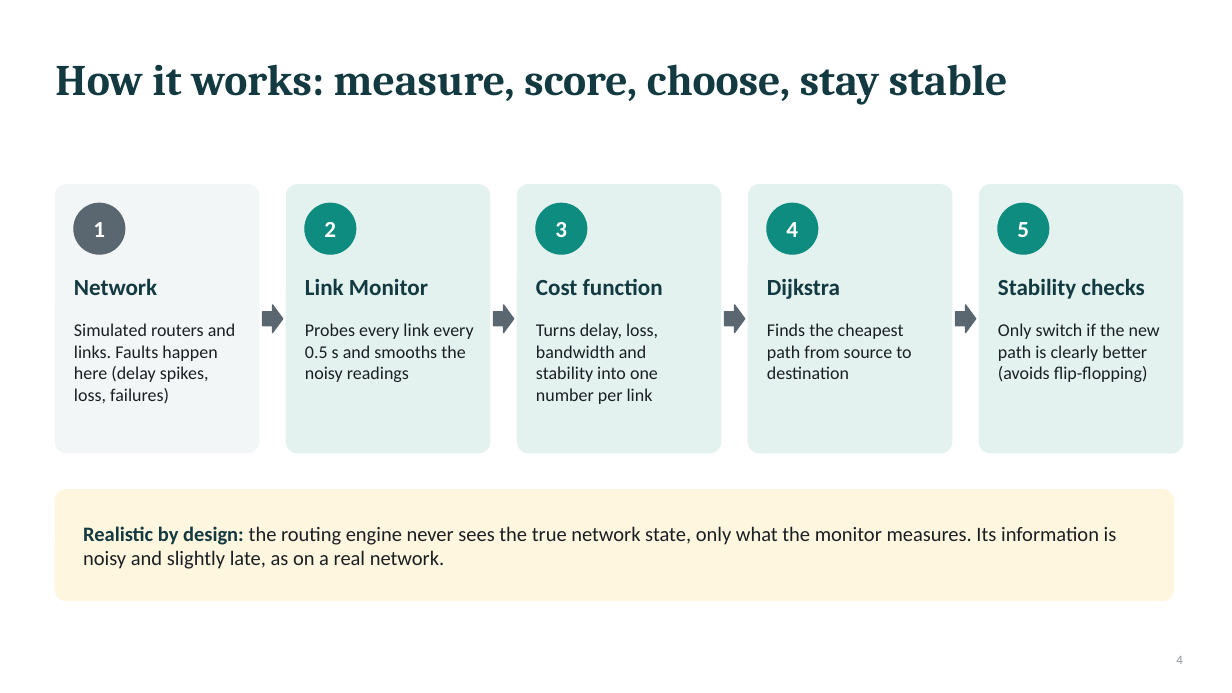
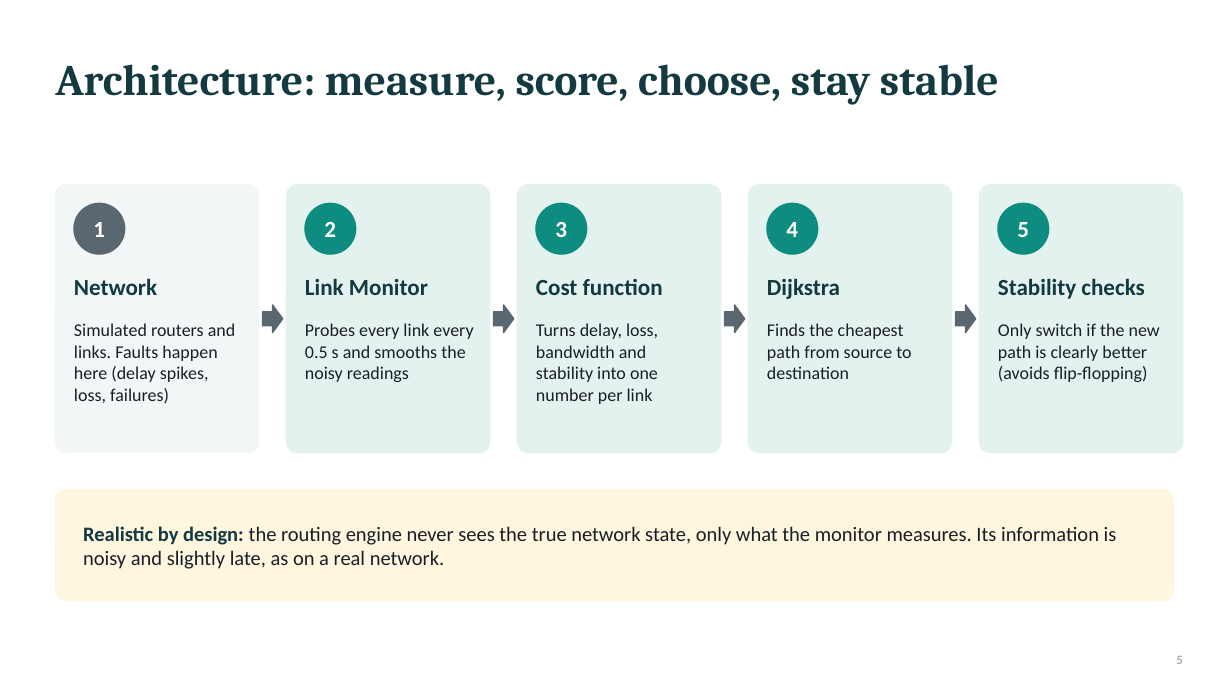
Before and after one commit to nehadamani0909/F2_Team18, a slide deck: slide 5 of submission/F2_Team18_PPT.pptx (slide 4 before the commit). Drawn at 1232x693 pixels with LibreOffice and Linux fonts; fonts in the diff are those of the drawing. Boxes give left, top, right and bottom in pixels: in the first picture for what was removed or moved away, otherwise in the second. Text is boxed around its words. In the diff, an @@ line names an element or a change of style, - is before the commit and + after.

```diff
--- a/submission/F2_Team18_PPT.pptx
+++ b/submission/F2_Team18_PPT.pptx
@@ title at [55,64,999,105]: text changed @@
-How it works: measure, score, choose, stay stable
+Architecture: measure, score, choose, stay stable
@@ page number at [1176,656,1182,664]: text changed @@
-4
+5
```
Also in this commit, not shown: 11 other slides changed, 4 slides added, 2 other files.
